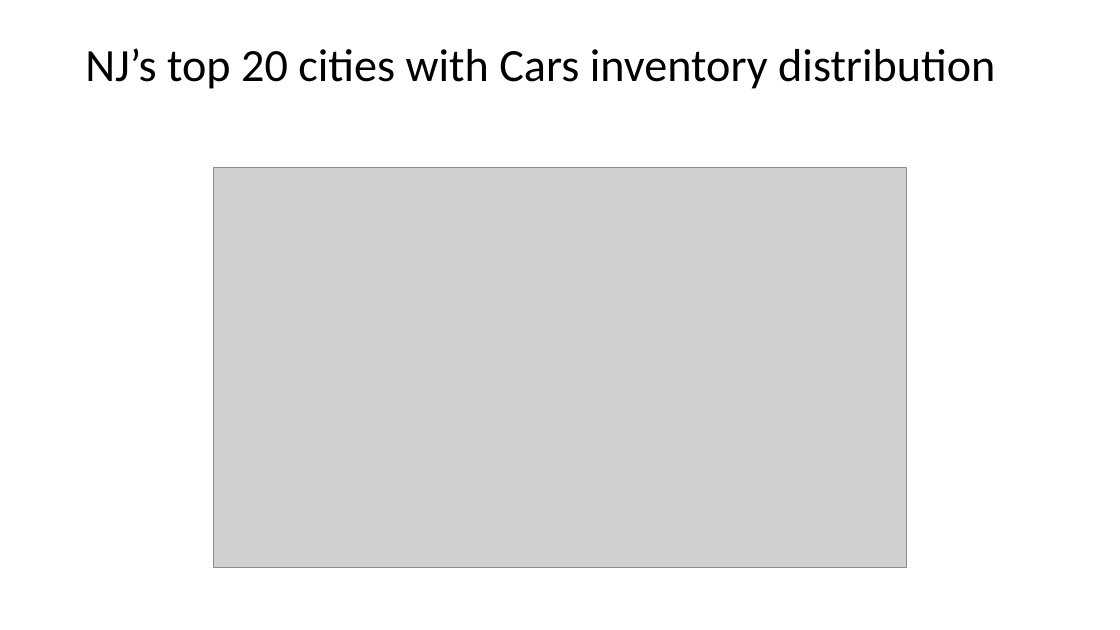
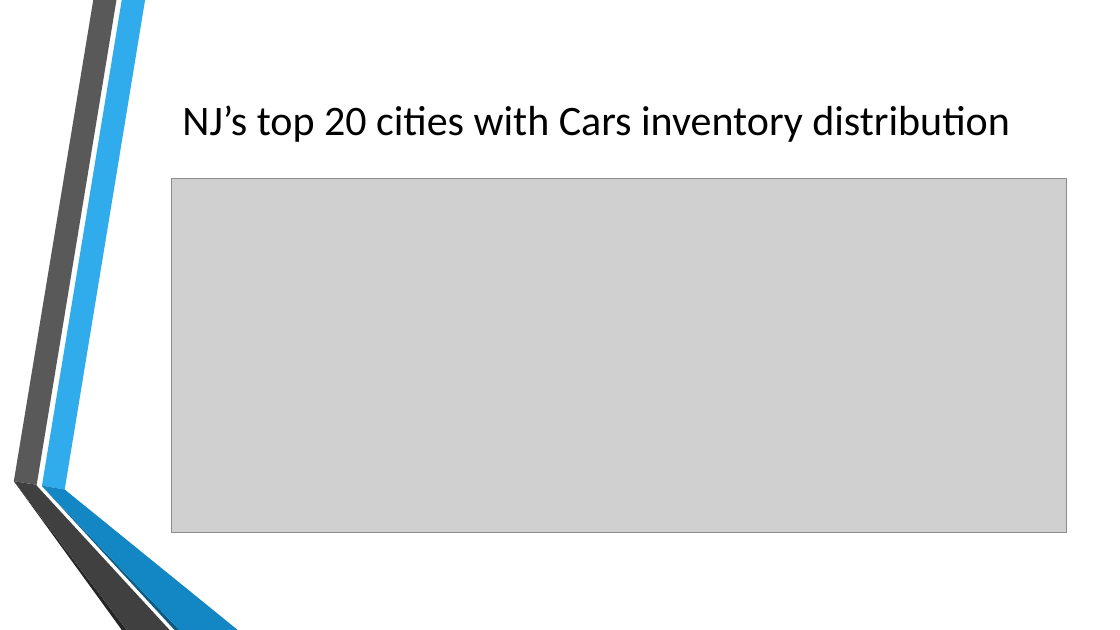
Before and after one commit to TheDataMavericks/DK, a slide deck: slide 17 of img/Cars Machine Learning Journey.pptx (slide 13 before the commit). Drawn at 1120x630 pixels with LibreOffice and Linux fonts; fonts in the diff are those of the drawing; grey boxes stand for pictures; background and template pictures are left out. Boxes give left, top, right and bottom in pixels: in the first picture for what was removed or moved away, otherwise in the second. Text is boxed around its words. In the diff, an @@ line names an element or a change of style, - is before the commit and + after.

```diff
--- a/img/Cars Machine Learning Journey.pptx
+++ b/img/Cars Machine Learning Journey.pptx
@@ title "NJ’s top 20 cities with ...": place and size @@
-title "NJ’s top 20 cities with ..." at bbox=[85, 48, 995, 89]
+title "NJ’s top 20 cities with ..." at bbox=[182, 105, 1010, 142]
@@ title "NJ’s top 20 cities with ..." at bbox=[182, 105, 1010, 142]: size 39.6 to 36 pt; alignment left to centre; line spacing 0.9 to 1 @@
@@ picture: place and size @@
-picture at bbox=[213, 168, 907, 568]
+picture at bbox=[171, 179, 1066, 533]
@@ group added at bbox=[13, 0, 238, 630]: 6 freeform shapes @@
```
Also in this commit, not shown: 13 other slides changed, 9 slides added, 4 slides removed, 2 other files.
